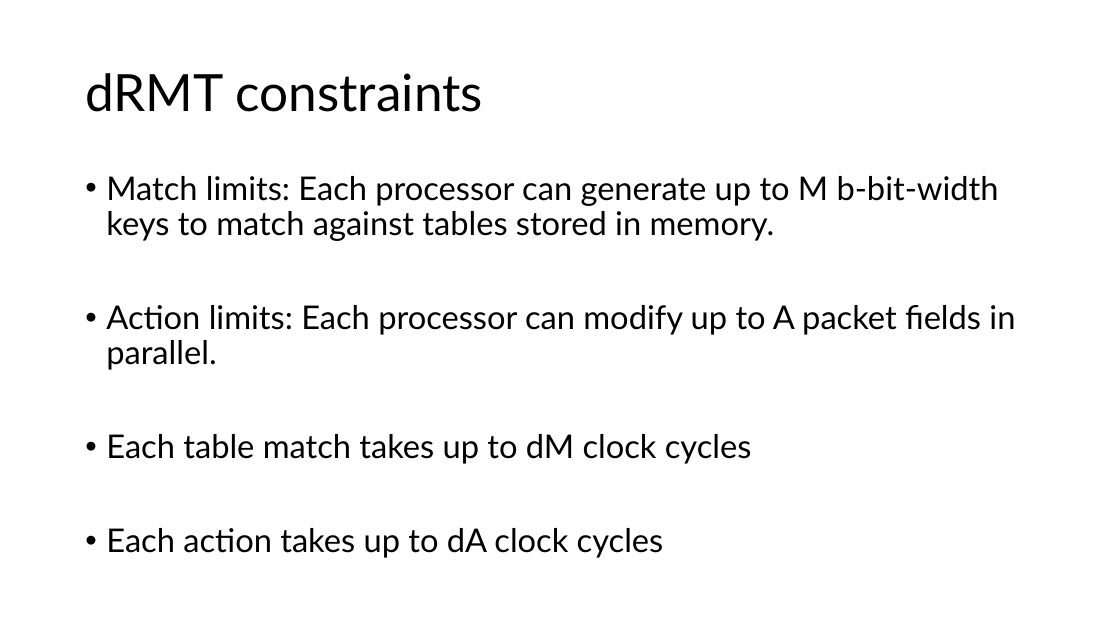
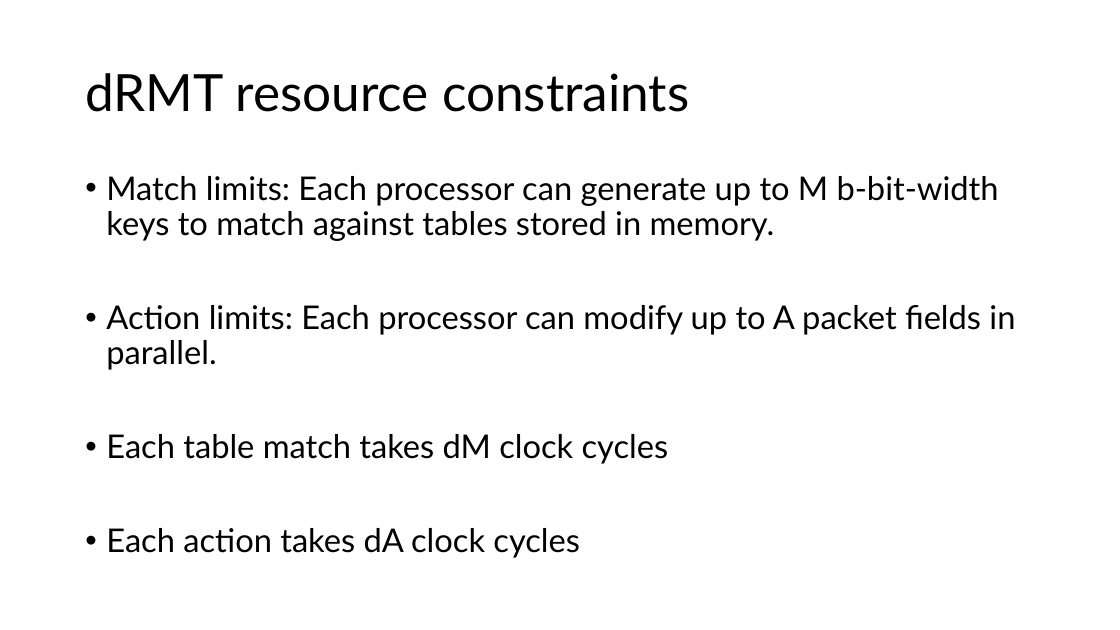
Before and after one commit to anirudhSK/drmt_talk, a slide deck: slide 15 of drmt.pptx. Drawn at 1120x630 pixels with LibreOffice and Linux fonts; fonts in the diff are those of the drawing. Boxes give left, top, right and bottom in pixels: in the first picture for what was removed or moved away, otherwise in the second. Text is boxed around its words. In the diff, an @@ line names an element or a change of style, - is before the commit and + after.

```diff
--- a/drmt.pptx
+++ b/drmt.pptx
@@ title at box(85, 73, 689, 112): text changed @@
-dRMT constraints
+dRMT resource constraints
@@ text at box(106, 434, 669, 558): text changed @@
-• Each table match takes up to dM clock cycles
-• Each action takes up to dA clock cycles
+• Each table match takes dM clock cycles
+• Each action takes dA clock cycles
```
Also in this commit, not shown: 8 other slides changed, 2 slides added.
